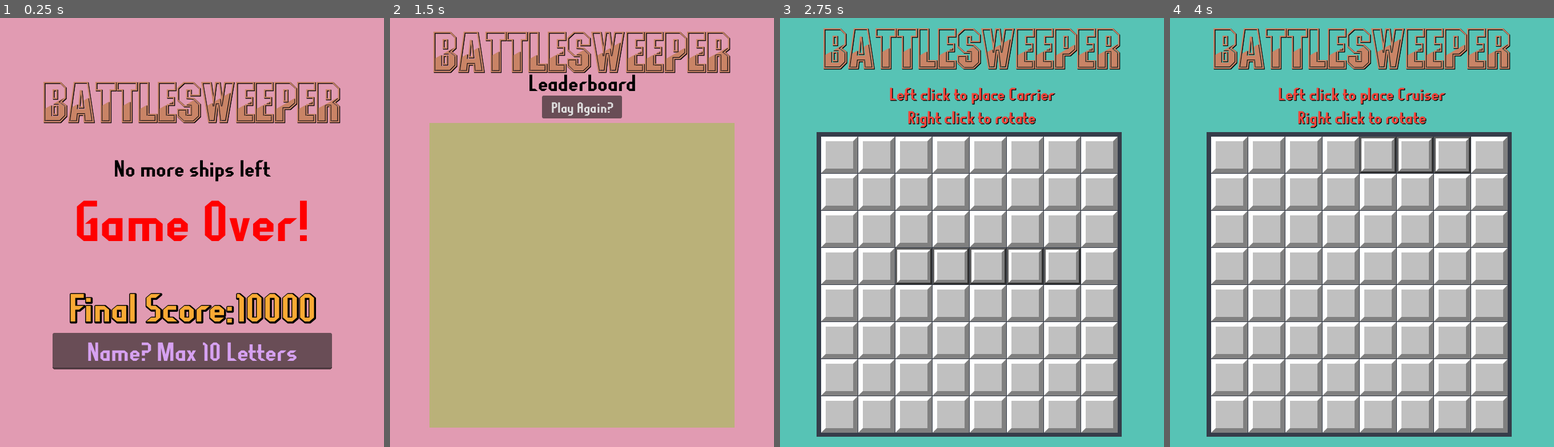
Above: before the commit, frames 1-4 (left to right).
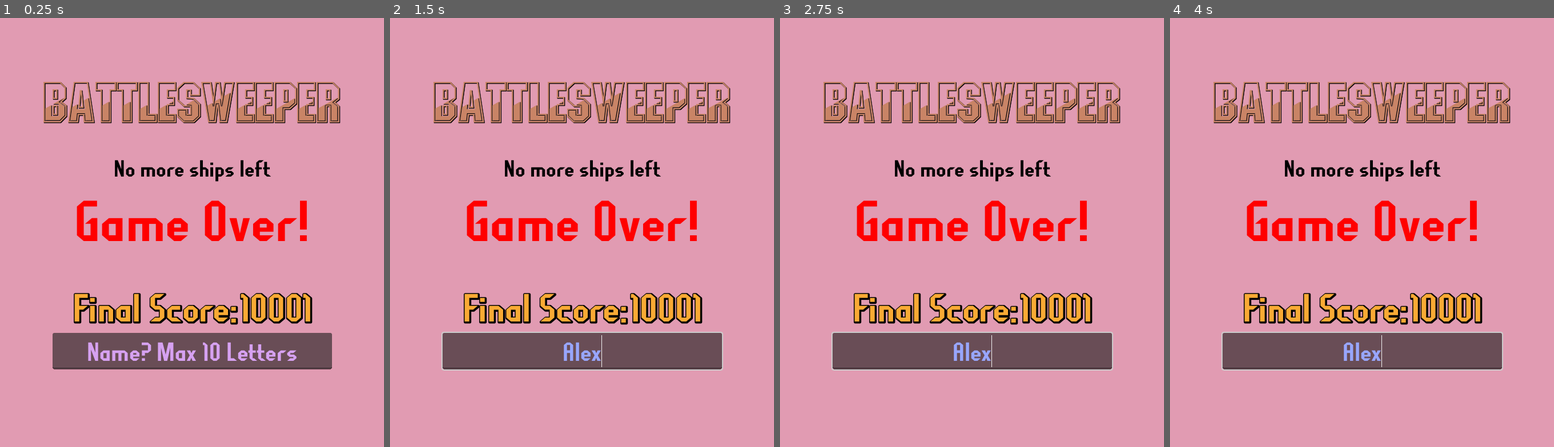
Above: after the commit, the same moments.

Repository: OverTimeChaos/BattleSweeper
Game: Godot game, scene res://Codes and Screens/OverScreen.tscn
The game is run twice, just before and just after one commit, with the same random seed, the same clock (stepped at 60 frames per second) and the same inputs. This scene is started directly instead of the project's main scene.
Inputs (mouse positions are in pixels of both pictures, inside the frame that each line leads up to):
- Up to frame 1 (0.25 s): no input
- Up to frame 2 (1.5 s): click (582, 352) at 0.52 s; type "Alex" at 0.6 s; tap Enter (Enter) at 1.25, 1.35 s; move the mouse to (666, 211) at 1.27 s; click (666, 211) at 1.42 s
- Up to frame 3 (2.75 s): click (972, 108) at 2 s, where only the run before the commit has a clickable "Play Again?"
- Up to frame 4 (4 s): tap Enter (Enter) at 2.75, 2.85, 3.5, 3.8 s; move the mouse to (1285, 253) at 2.77 s; click (1285, 253) at 2.92 s; move the mouse to (1400, 138) at 3.52 s; press the mouse at (1400, 138) at 3.53 s

The runs differ from the first frame. In frame 1, 3.0% of the frame differs, in the area x 18-83%, y 64-72%; in frame 2, 65%; in frame 3, 100%, in the area x 0-100%, y 0-100%; in frame 4, 100%.
Error in both runs: Invalid access of index '4' on a base object of type: 'Array'. (res://Codes)

Commit message:
fixed scoring issue

Diff:
--- a/Godot project/Codes and Screens/HUDOver.gd
+++ b/Godot project/Codes and Screens/HUDOver.gd
@@ -1,7 +1,7 @@
 extends CanvasLayer
 var cutoff = 0
-var passed = false
-
+var  passed = false
+var username
 # Called when the node enters the scene tree for the first time.
 func _ready():
 	$Bottom/HBoxContainer/Number.text = str(StandAlone.PlayerScore)
@@ -15,45 +15,45 @@
 			get_tree().change_scene_to_file("res://Codes and Screens/LeaderScreen.tscn")
 
 func savefile():
-			if passed == false:
-				$Bottom/error.text = "Please Enter name"
-				await get_tree().create_timer(1.0).timeout
-				$Bottom/error.text = ""
-			cutoff = StandAlone.scores[4]
-			if StandAlone.PlayerScore < cutoff: #won't add player to score file if player score is under the lowest score
-				$Bottom/error.text = "Not Saved
-		Score lower then 5th highest score"
-				await get_tree().create_timer(1.0).timeout
-				pass
-			else:
-				savingfile()
+	if username == "":
+		$Bottom/error.text = "Please Enter name"
+		await get_tree().create_timer(1.0).timeout
+		$Bottom/error.text = ""
+	else:
+		cutoff = StandAlone.scores[4]
+		if StandAlone.PlayerScore < cutoff: #won't add player to score file if player score is under the lowest score
+			$Bottom/error.text = "Not Saved
+	Score lower then 5th highest score"
+			await get_tree().create_timer(1.0).timeout
+			passed = true
+			pass
+		else:
+			passed = true
+			savingfile()
 		#Swtiches to the leader board screen
 func _on_line_edit_text_submitted(new_text):
-		name = new_text #grabs the enter name
-func _on_line_edit_text_changed(new_text):
-	passed = true
+	username = new_text #grabs the enter name
 
 func savingfile():
 	var config = ConfigFile.new()
-	if name in StandAlone.names:
-		var playernum =StandAlone.names.bsearch(name, true) #find where the repeated name exists in config file
+	if username in StandAlone.usernames:
+		var playernum =StandAlone.usernames.bsearch(username, true) #find where the repeated name exists in config file
 		config.set_value(StandAlone.sections[playernum], "score", StandAlone.scores[playernum])
 
-
-	StandAlone.scoresandnames[name] = StandAlone.PlayerScore #puts them into a dictionary
-	StandAlone.scores.append (StandAlone.scoresandnames[name])  #puts the scores into an array
+	StandAlone.scoresandnames[username] = StandAlone.PlayerScore #puts them into a dictionary
+	StandAlone.scores.append (StandAlone.scoresandnames[username])  #puts the scores into an array
 	StandAlone.Sortnew() # sorts everything all the scores with the new score
 
 
 	#Assign new top 5 scores
-	config.set_value("Player1", "player_name", StandAlone.names[0])
+	config.set_value("Player1", "player_name", StandAlone.usernames[0])
 	config.set_value("Player1", "score", StandAlone.scores[0])
-	config.set_value("Player2", "player_name", StandAlone.names[1])
+	config.set_value("Player2", "player_name", StandAlone.usernames[1])
 	config.set_value("Player2", "score", StandAlone.scores[1])
-	config.set_value("Player3", "player_name", StandAlone.names[2])
+	config.set_value("Player3", "player_name", StandAlone.usernames[2])
 	config.set_value("Player3", "score", StandAlone.scores[2])
-	config.set_value("Player4", "player_name", StandAlone.names[3])
+	config.set_value("Player4", "player_name", StandAlone.usernames[3])
 	config.set_value("Player4", "score", StandAlone.scores[3])
-	config.set_value("Player5", "player_name", StandAlone.names[4])
+	config.set_value("Player5", "player_name", StandAlone.usernames[4])
 	config.set_value("Player5", "score", StandAlone.scores[4])
 	config.save("user://scores.cfg")
--- a/Godot project/Codes and Screens/HUDOver.tscn
+++ b/Godot project/Codes and Screens/HUDOver.tscn
@@ -107,5 +107,4 @@
 theme_override_font_sizes/font_size = 36
 horizontal_alignment = 1
 
-[connection signal="text_changed" from="Bottom/LineEdit" to="." method="_on_line_edit_text_changed"]
 [connection signal="text_submitted" from="Bottom/LineEdit" to="." method="_on_line_edit_text_submitted"]
--- a/Godot project/Codes and Screens/HUDScore.gd
+++ b/Godot project/Codes and Screens/HUDScore.gd
@@ -3,7 +3,7 @@
 
 # Called when the node enters the scene tree for the first time.
 func _ready():
-	$"Bottom/HBoxContainer/Name and Number".text = str(StandAlone.names[0])+ " " + str(StandAlone.scores[0])+ "\n" + str(StandAlone.names[1]) + " "  + str(StandAlone.scores[1])+ "\n" + str(StandAlone.names[2]) + " " + str(StandAlone.scores[2]) + "\n"  + str(StandAlone.names[3])+ " " + str(StandAlone.scores[3])+ "\n" + str(StandAlone.names[4])+ " " + str(StandAlone.scores[4])
+	$"Bottom/HBoxContainer/Name and Number".text = str(StandAlone.usernames[0])+ " " + str(StandAlone.scores[0])+ "\n" + str(StandAlone.usernames[1]) + " "  + str(StandAlone.scores[1])+ "\n" + str(StandAlone.usernames[2]) + " " + str(StandAlone.scores[2]) + "\n"  + str(StandAlone.usernames[3])+ " " + str(StandAlone.scores[3])+ "\n" + str(StandAlone.usernames[4])+ " " + str(StandAlone.scores[4])
 
 
 
--- a/Godot project/Codes and Screens/StandAlone.gd
+++ b/Godot project/Codes and Screens/StandAlone.gd
@@ -3,7 +3,7 @@
 #score arrays and dictionaries
 var scoresandnames = {}
 var scores = []
-var names = []
+var usernames = []
 var carrier = []
 var battleship = []
 var cruiser = []
@@ -34,7 +34,7 @@
 var ShipPlacement = false
 
 #Variable used to save scores
-var PlayerScore = 10000
+var PlayerScore = 10001
 
 
 #tile variables
@@ -140,7 +140,7 @@
 func SortName():
 	var sorted_list = scoresandnames.keys()
 	sorted_list.sort_custom(func(a,b): return scoresandnames[a] > scoresandnames[b]) #sorts names by score
-	names = sorted_list
+	usernames = sorted_list
 
 func Sortnew(): #sorts with new score and makes a new dictionary
 	SortNumber()
--- a/Godot project/Codes and Screens/thanks.gd
+++ b/Godot project/Codes and Screens/thanks.gd
@@ -7,8 +7,10 @@
 # Called when the node enters the scene tree for the first time.
 func _ready():
 	$"Credits".text= "Special Thanks
-Myle
+myle21
 Toxic Monster
+kukiric
+mindfaq
 The Godot Cafe Discord Community
 Sprites
 Lowder2
Not shown, changed: James Fan - Assessment 3_ Major Project.docx
